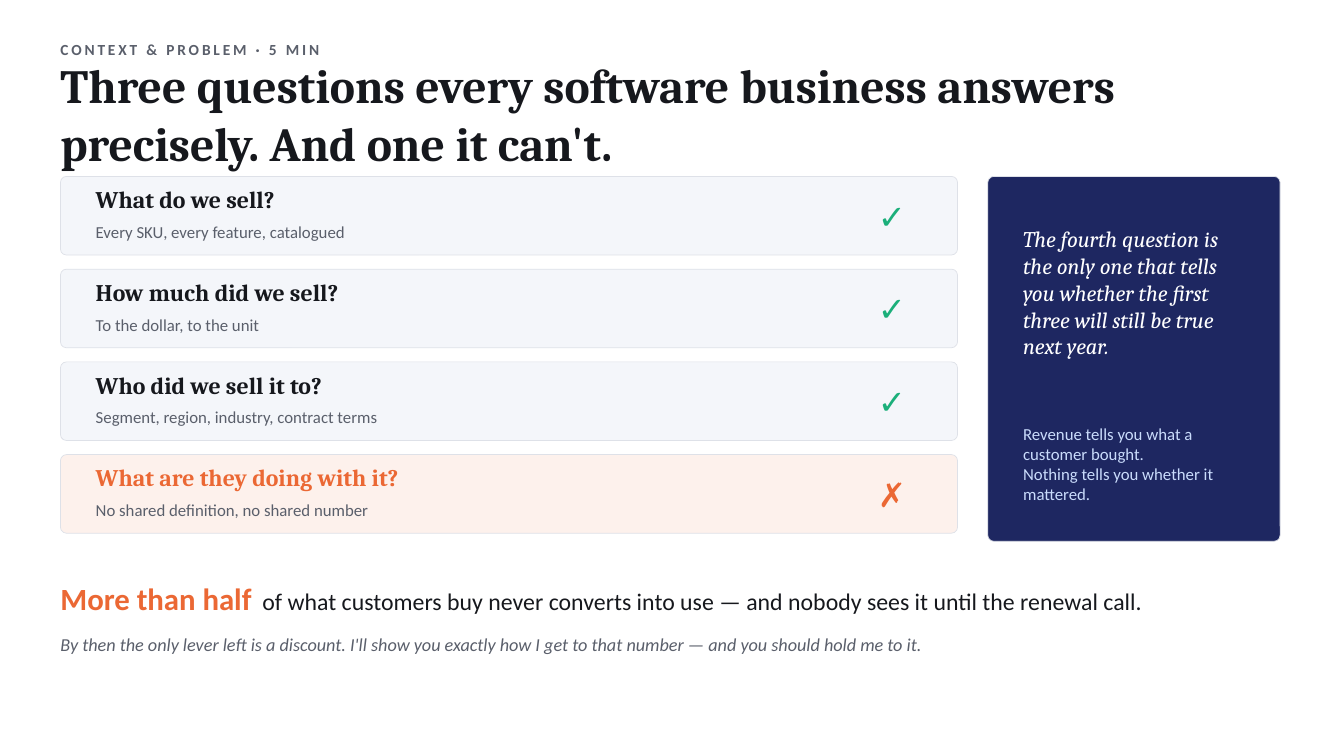
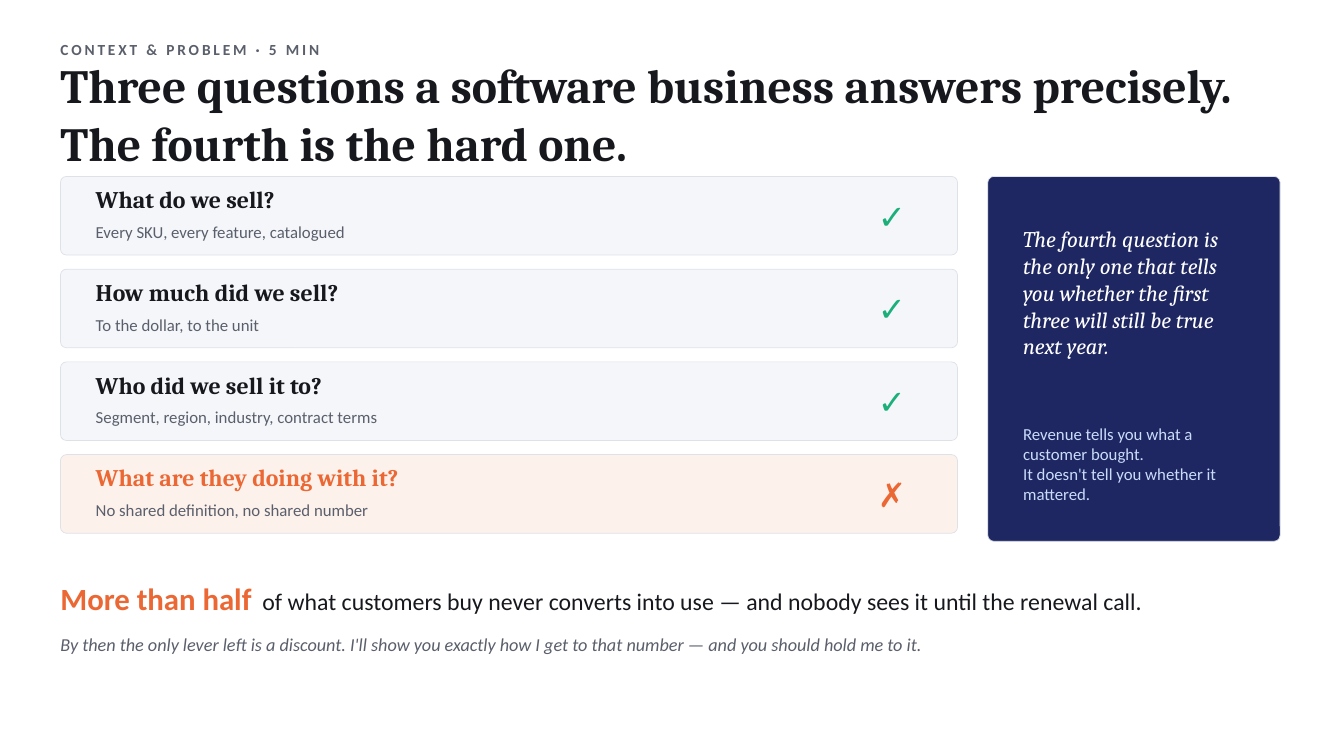
Before and after one commit to suraj-iyer9/AnalyticsFW-Aug2026, a slide deck: slide 3 of docs/executive_deck.pptx. Drawn at 1344x756 pixels with LibreOffice and Linux fonts; fonts in the diff are those of the drawing. Boxes give left, top, right and bottom in pixels: in the first picture for what was removed or moved away, otherwise in the second. Text is boxed around its words. In the diff, an @@ line names an element or a change of style, - is before the commit and + after.

```diff
--- a/docs/executive_deck.pptx
+++ b/docs/executive_deck.pptx
@@ text at (60, 69, 1232, 162): text changed @@
-Three questions every software business answers precisely. And one it can't.
+Three questions a software business answers precisely. The fourth is the hard one.
@@ text at (1023, 468, 1216, 500): text changed @@
-Nothing tells you whether it mattered.
+It doesn't tell you whether it mattered.
```
Also in this commit, not shown: 1 other slide changed, 2 other files.
